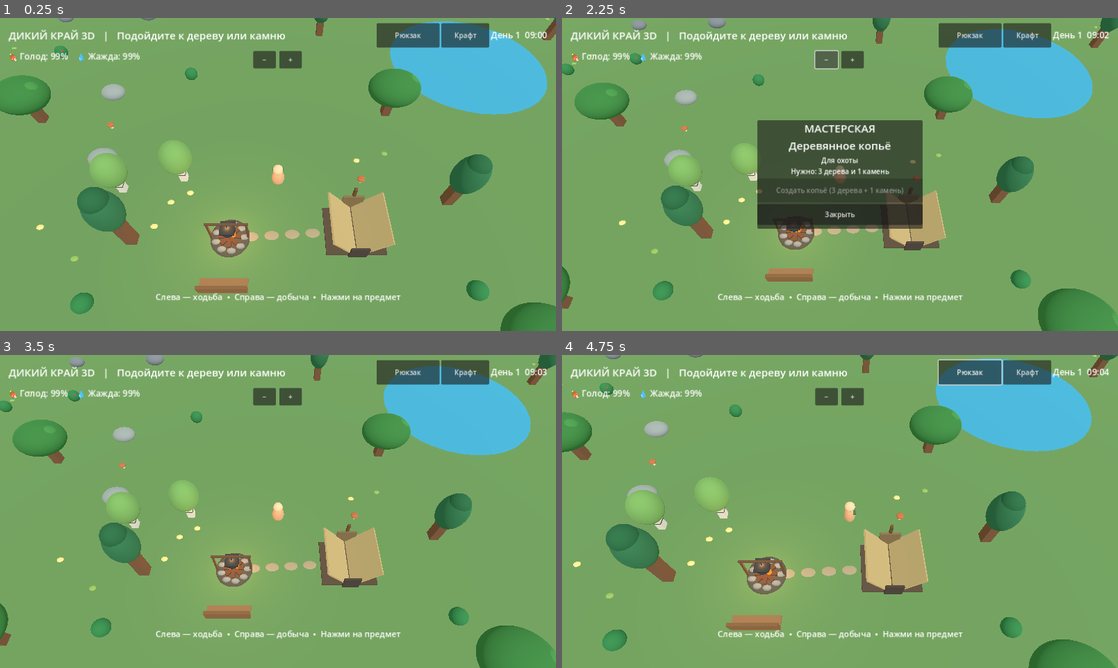
Above: before the commit, frames 1-4 (two rows, left to right).
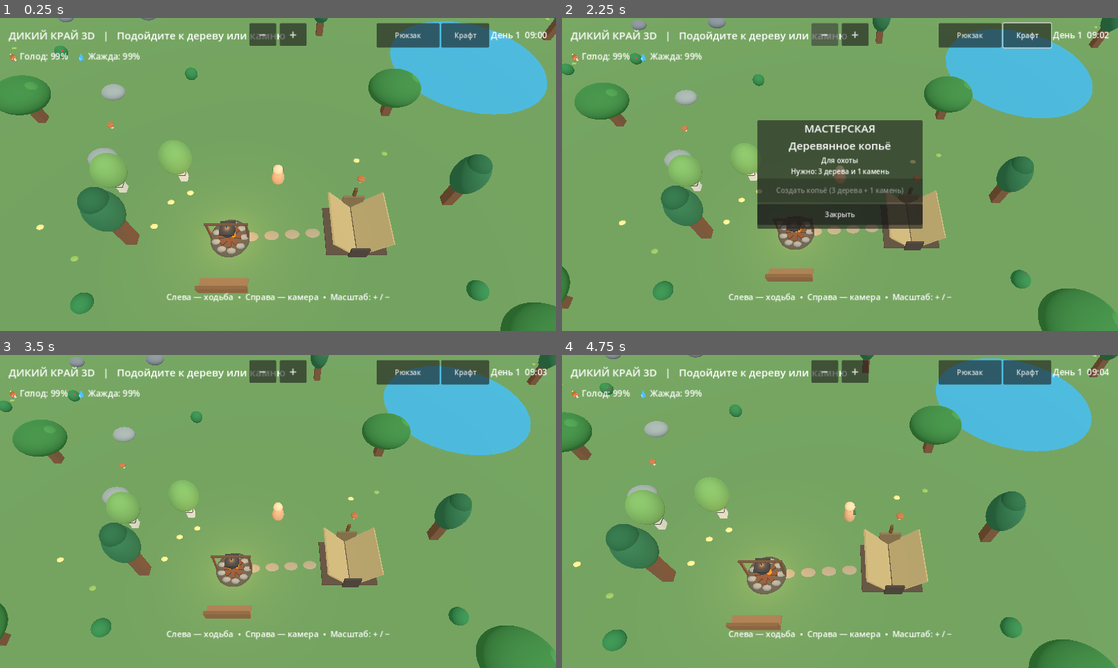
Above: after the commit, the same moments.

Repository: hjz2tz7cgv-ctrl/DikiyKrayGodot
Game: Godot game, scene res://scenes/main.tscn
Two runs of this game, one before a commit and one after it. Both use one fixed random seed, a clock stepped at 60 frames per second and the inputs below.
Inputs (mouse positions are in pixels of both pictures, inside the frame that each line leads up to):
- Up to frame 1 (0.25 s): no input
- Up to frame 2 (2.25 s): click "Рюкзак" at 0.5 s; click "Крафт" at 1.25 s; click "−" at 2 s
- Up to frame 3 (3.5 s): click "Закрыть" at 2.75 s
- Up to frame 4 (4.75 s): click "+" at 3.5 s; tap Enter at 4.25 s; move the mouse to (962, 495) at 4.27 s; hold Right (ui_right) from 4.28 s (still down); click (962, 495) at 4.42 s

The runs differ from the first frame. In frame 1, 1.7% of the frame differs, in the area x 28-73%, y 1-91%; in frame 2, 1.8%; in frame 3, 1.7%; in frame 4, 1.8%, in the area x 28-80%, y 1-91%.

Commit message:
Add files via upload

Diff:
--- a/scripts/main.gd
+++ b/scripts/main.gd
@@ -467,23 +467,38 @@
     time_label = Label.new()
     time_label.add_theme_font_size_override("font_size", 20)
     top.add_child(time_label)
-    # Две компактные кнопки масштаба по центру сверху.
+    # Отдельный верхний слой: кнопки всегда поверх игрового HUD.
+    var zoom_layer := CanvasLayer.new()
+    zoom_layer.layer = 20
+    add_child(zoom_layer)
+    var zoom_root := Control.new()
+    zoom_root.set_anchors_and_offsets_preset(Control.PRESET_FULL_RECT)
+    zoom_root.mouse_filter = Control.MOUSE_FILTER_IGNORE
+    zoom_layer.add_child(zoom_root)
     var zoom_controls := HBoxContainer.new()
-    zoom_controls.set_anchors_preset(Control.PRESET_CENTER_TOP)
-    zoom_controls.offset_left = -57
-    zoom_controls.offset_right = 57
-    zoom_controls.offset_top = 76
-    zoom_controls.offset_bottom = 116
+    zoom_controls.anchor_left = 0.5
+    zoom_controls.anchor_right = 0.5
+    zoom_controls.anchor_top = 0.0
+    zoom_controls.anchor_bottom = 0.0
+    zoom_controls.offset_left = -66.0
+    zoom_controls.offset_right = 66.0
+    zoom_controls.offset_top = 12.0
+    zoom_controls.offset_bottom = 60.0
     zoom_controls.add_theme_constant_override("separation", 8)
-    root.add_child(zoom_controls)
+    zoom_controls.mouse_filter = Control.MOUSE_FILTER_STOP
+    zoom_root.add_child(zoom_controls)
     var zoom_out_button := Button.new()
     zoom_out_button.text = "−"
-    zoom_out_button.custom_minimum_size = Vector2(52, 40)
+    zoom_out_button.custom_minimum_size = Vector2(62, 48)
+    zoom_out_button.add_theme_font_size_override("font_size", 30)
+    zoom_out_button.focus_mode = Control.FOCUS_NONE
     zoom_out_button.pressed.connect(_zoom.bind(1.5))
     zoom_controls.add_child(zoom_out_button)
     var zoom_in_button := Button.new()
     zoom_in_button.text = "+"
-    zoom_in_button.custom_minimum_size = Vector2(52, 40)
+    zoom_in_button.custom_minimum_size = Vector2(62, 48)
+    zoom_in_button.add_theme_font_size_override("font_size", 30)
+    zoom_in_button.focus_mode = Control.FOCUS_NONE
     zoom_in_button.pressed.connect(_zoom.bind(-1.5))
     zoom_controls.add_child(zoom_in_button)
     var bottom := VBoxContainer.new()
@@ -650,7 +665,7 @@
         var hour := int(day_clock) % 24
         var minute := int((day_clock - floor(day_clock)) * 60.0)
         time_label.text = "День %d  %02d:%02d" % [day_count, hour, minute]
-    zoom_label.text = "Слева — ходьба  •  Справа — добыча  •  Нажми на предмет"
+    zoom_label.text = "Слева — ходьба  •  Справа — камера  •  Масштаб: + / −"
     bag_label.text = "РЮКЗАК\\nДерево: %d  Камень: %d\\nЯгоды: %d  Грибы: %d\\nМясо: %d  Жареное: %d  Шкуры: %d\\nКопьё …(186 unchanged characters)…
     if craft_recipe_button != null:
         craft_recipe_button.text = "Копьё уже создано" if has_spear else "Создать копьё (3 дерева + 1 камень)"
@@ -991,7 +1006,7 @@
             var viewport_width := get_viewport().get_visible_rect().size.x
             var viewport_height := get_viewport().get_visible_rect().size.y
             # Верхняя центральная область отдана кнопкам + и −.
-            if event.position.y < 130.0 and absf(event.position.x - viewport_width * 0.5) < 85.0:
+            if event.position.y < 70.0 and absf(event.position.x - viewport_width * 0.5) < 80.0:
                 return
             if event.position.y > viewport_height * 0.32 and event.position.x < viewport_width * 0.5 and joystick_touch == -1:
                 joystick_touch = event.index
@@ -1014,7 +1029,7 @@
                 gather_direction = Vector2.ZERO
                 if event.position.distance_to(gather_origin) < 18.0:
                     _tap_world(event.position)
-            elif active_touches.is_empty() and not (event.position.y < 130.0 and absf(event.position.x - get_viewport().get_visible_rect().size.x * 0.5) < 85.0):
+            elif active_touches.is_empty() and not (event.position.y < 70.0 and absf(event.position.x - get_viewport().get_visible_rect().size.x * 0.5) < 80.0):
                 _tap_world(event.position)
     elif event is InputEventScreenDrag:
         active_touches[event.index] = event.position
